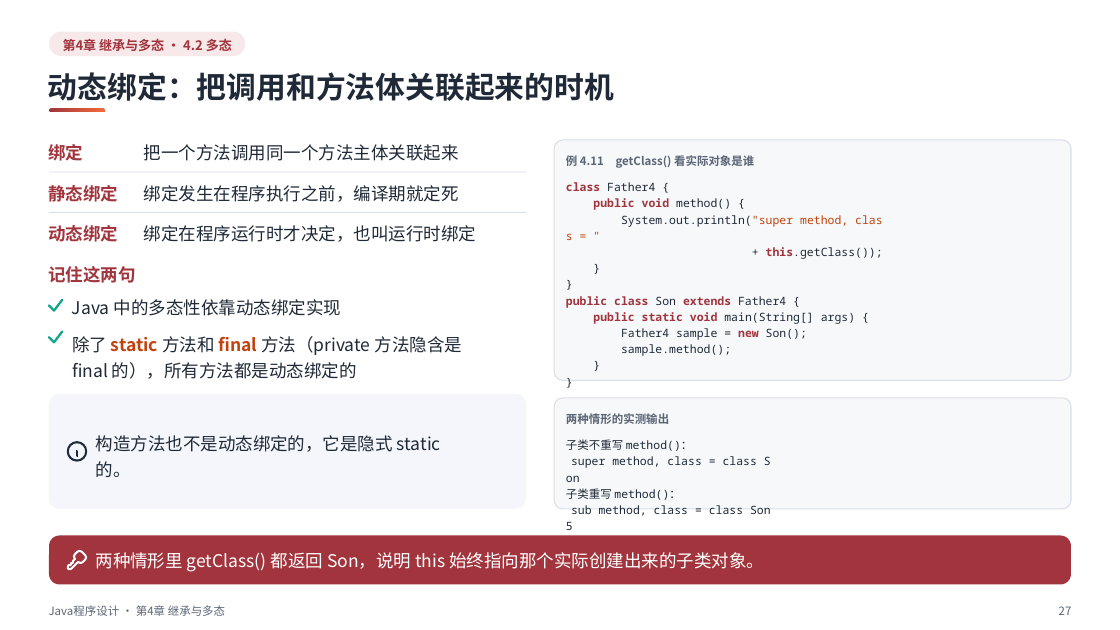
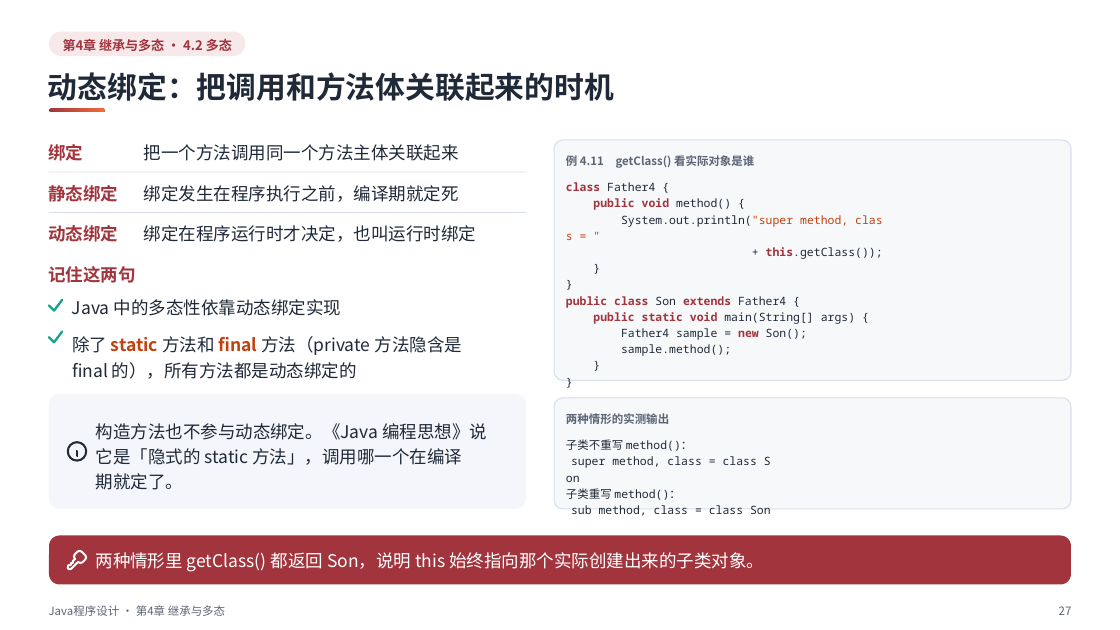
Before and after one commit to sweetcornna/JLU-remake, a slide deck: slide 27 of 大二下/Java程序设计/重制版PPT/第4章 继承与多态（重制版）.pptx. Drawn at 1120x630 pixels with LibreOffice and Linux fonts; fonts in the diff are those of the drawing. Boxes give left, top, right and bottom in pixels: in the first picture for what was removed or moved away, otherwise in the second. Text is boxed around its words. In the diff, an @@ line names an element or a change of style, - is before the commit and + after.

Commit message:
Java程序设计第4章 继承与多态逐页复核
57 页逐页看过，讲义里的代码在 JDK 21 和 25 上编译运行过。按实测改了五处写错的输出和类名，补回原课件漏收的例 4.29（匿名内部类做工厂），更正了不重写 toString 时输出内存地址的说法：@ 后面是 hashCode 的十六进制。第 4、6、41 页补了空白。

```diff
--- a/大二下/Java程序设计/重制版PPT/第4章 继承与多态（重制版）.pptx
+++ b/大二下/Java程序设计/重制版PPT/第4章 继承与多态（重制版）.pptx
@@ text at (x1=96, y1=423, x2=487, y2=490): text changed @@
-构造方法也不是动态绑定的，它是隐式 static
-的。
+构造方法也不参与动态绑定。《Java 编程思想》说
+它是「隐式的 static 方法」，调用哪一个在编译
+期就定了。
```
Also in this commit, not shown: 21 other slides changed, 1 slide added.
